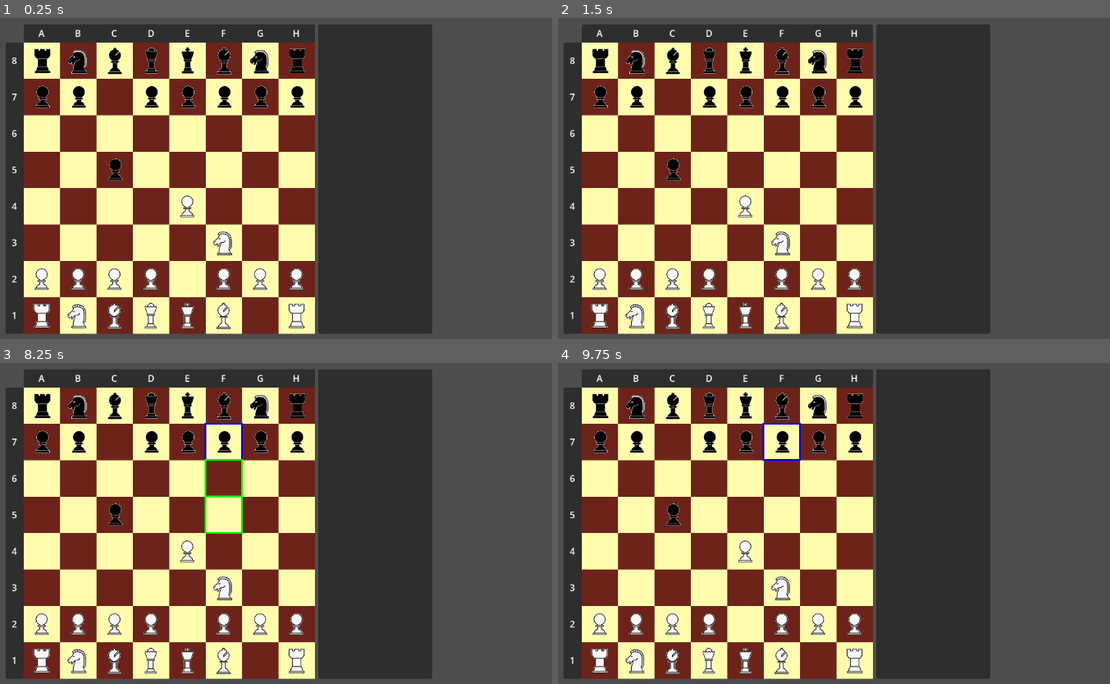
Above: before the commit, frames 1-4 (two rows, left to right).
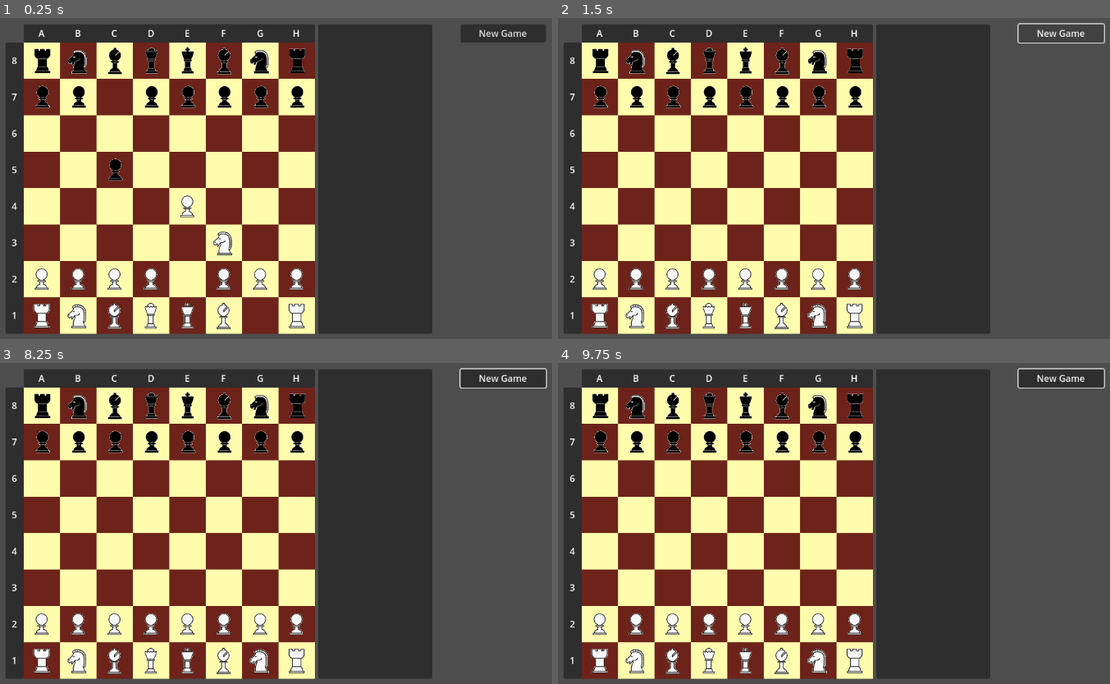
Above: after the commit, the same moments.

Repository: jsmrcina/gchess
Game: Godot game, scene res://scenes/main.tscn
The game is run twice, just before and just after one commit, with the same random seed, the same clock (stepped at 60 frames per second) and the same inputs.
Inputs (mouse positions are in pixels of both pictures, inside the frame that each line leads up to):
- Up to frame 1 (0.25 s): no input
- Up to frame 2 (1.5 s): click (1060, 34) at 0.5 s, where only the run after the commit has a clickable "New Game"; click (1060, 34) at 1.25 s, where only the run after the commit has a clickable "New Game"
- Up to frame 3 (8.25 s): click (502, 379) at 2 s, where only the run after the commit has a clickable "New Game"; tap Enter at 2.75, 4.25, 5.75 s; move the mouse to (447, 507) at 2.77 s; click (447, 507) at 2.85 s; tap Space at 3.5, 5, 6.5 s; move the mouse to (171, 542) at 3.52 s; click (171, 542) at 3.6 s; move the mouse to (369, 443) at 4.27 s; click (369, 443) at 4.35 s; move the mouse to (270, 597) at 5.02 s; click (270, 597) at 5.1 s; move the mouse to (502, 581) at 5.77 s; click (502, 581) at 5.85 s; move the mouse to (110, 468) at 6.52 s; click (110, 468) at 6.6 s; move the mouse to (336, 526) at 7.27 s; click (336, 526) at 7.35 s; move the mouse to (204, 433) at 8.02 s; click (204, 433) at 8.1 s
- Up to frame 4 (9.75 s): move the mouse to (1005, 507) at 8.77 s; click (1005, 507) at 8.85 s; move the mouse to (729, 542) at 9.52 s; click (729, 542) at 9.6 s

The runs differ from the first frame. In frame 1, 0.8% of the frame differs, in the area x 83-99%, y 2-8%; in frame 2, 1.2%; in frame 3, 2.3%, in the area x 19-100%, y 1-97%; in frame 4, 2.0%.

Commit message:
Add new game button

Diff:
--- a/scenes/main.tscn
+++ b/scenes/main.tscn
@@ -192,7 +192,7 @@
 anchors_preset = 0
 offset_left = 600.0
 offset_top = 50.0
-offset_right = 800.0
+offset_right = 1000.0
 offset_bottom = 594.0
 
 [node name="MoveList" type="ItemList" parent="MoveControl"]
@@ -202,8 +202,17 @@
 focus_mode = 0
 allow_search = false
 
+[node name="Button" type="Button" parent="MoveControl"]
+layout_mode = 0
+offset_left = 250.0
+offset_right = 400.0
+offset_bottom = 32.0
+text = "New Game"
+
 [node name="PieceManager" type="Node" parent="."]
 script = ExtResource("3_bjd1x")
 
 [node name="MoveGenerator" type="Node" parent="."]
 script = ExtResource("5_68qmr")
+
+[connection signal="pressed" from="MoveControl/Button" to="." method="_on_new_game_button_pressed"]
--- a/systems/MainGame.gd
+++ b/systems/MainGame.gd
@@ -60,6 +60,15 @@
 		if bounding_rectangle.has_point(position):
 			handle_click(bounding_rectangle, position)
 
+func start_game():
+	player_turn = $"/root/Globals".PieceColor.WHITE
+	reset_half_moves()
+	reset_full_moves()
+	reset_markers()
+	reset_in_check()
+	reset_castling_permission()
+	reset_move_list()
+
 func is_game_over():
 	return false
 
@@ -117,10 +126,25 @@
 func reset_half_moves():
 	half_moves = 0
 
-func update_markers(valid_moves):
+func reset_full_moves():
+	full_moves = 1
+
+func reset_markers():
 	for row in markers:
 		for marker in row:
 			marker.visible = false
+
+func reset_in_check():
+	in_check = [false, false]
+
+func reset_castling_permission():
+	castling_permission = [true, true, true, true]
+
+func reset_move_list():
+	$MoveControl/MoveList.clear()
+
+func update_markers(valid_moves):
+	reset_markers()
 
 	if selected_tile != null:
 		markers[selected_tile.get_row()][selected_tile.get_col()].set_color(Color.BLUE)
@@ -317,6 +341,12 @@
 
 	return null
 
+func create_piece_from_info(position, info):
+	var piece = Piece.instantiate()
+	piece.create(info)
+	set_coord(position, piece)
+	$Board/Tiles.add_child(piece)
+
 func initialize_from_fen(fen):
 		# First, split into the fields
 		var fields = fen.split(" ")
@@ -336,10 +366,7 @@
 						cur_pos = cur_pos.get_in_direction($"/root/Globals".Direction.FILE_UP)
 				else:
 					var piece_info = $"/root/Globals".piece_info_from_fen_string(item)
-					var piece = Piece.instantiate()
-					piece.create(piece_info)
-					set_coord(cur_pos, piece)
-					$Board/Tiles.add_child(piece)
+					create_piece_from_info(cur_pos, piece_info)
 					cur_pos = cur_pos.get_in_direction($"/root/Globals".Direction.FILE_UP)
 			cur_pos = cur_pos.get_in_direction($"/root/Globals".Direction.RANK_DOWN)
 			cur_pos.set_file("A")
@@ -374,3 +401,44 @@
 		full_moves = int(fields[5])
 
 		# start_game()
+
+func reset_pieces():
+	var d_piece_type = "q"
+	var e_piece_type = "k"
+
+	for c in range(1, get_width() + 1):
+		for r in range(get_height(), 0, -1):
+			var piece_coord = Coord.new(r, Coord.file_from_col(c - 1))
+			var piece_at_coord = get_coord(piece_coord)
+			if piece_at_coord != null:
+				piece_at_coord.queue_free()
+				set_coord(piece_coord, null)
+
+	for col in range(0, 8):
+		create_piece_from_info(Coord.new(2, Coord.file_from_col(col)), $"/root/Globals".piece_info_from_fen_string("P"))
+		create_piece_from_info(Coord.new(7, Coord.file_from_col(col)), $"/root/Globals".piece_info_from_fen_string("p"))
+
+	var row = 8
+	create_piece_from_info(Coord.new(row, 'A'), $"/root/Globals".piece_info_from_fen_string("r"))
+	create_piece_from_info(Coord.new(row, 'B'), $"/root/Globals".piece_info_from_fen_string("n"))
+	create_piece_from_info(Coord.new(row, 'C'), $"/root/Globals".piece_info_from_fen_string("b"))
+	create_piece_from_info(Coord.new(row, 'D'), $"/root/Globals".piece_info_from_fen_string("q"))
+	create_piece_from_info(Coord.new(row, 'E'), $"/root/Globals".piece_info_from_fen_string("k"))
+	create_piece_from_info(Coord.new(row, 'F'), $"/root/Globals".piece_info_from_fen_string("b"))
+	create_piece_from_info(Coord.new(row, 'G'), $"/root/Globals".piece_info_from_fen_string("n"))
+	create_piece_from_info(Coord.new(row, 'H'), $"/root/Globals".piece_info_from_fen_string("r"))
+
+	row = 1
+	create_piece_from_info(Coord.new(row, 'A'), $"/root/Globals".piece_info_from_fen_string("R"))
+	create_piece_from_info(Coord.new(row, 'B'), $"/root/Globals".piece_info_from_fen_string("N"))
+	create_piece_from_info(Coord.new(row, 'C'), $"/root/Globals".piece_info_from_fen_string("B"))
+	create_piece_from_info(Coord.new(row, 'D'), $"/root/Globals".piece_info_from_fen_string("Q"))
+	create_piece_from_info(Coord.new(row, 'E'), $"/root/Globals".piece_info_from_fen_string("K"))
+	create_piece_from_info(Coord.new(row, 'F'), $"/root/Globals".piece_info_from_fen_string("B"))
+	create_piece_from_info(Coord.new(row, 'G'), $"/root/Globals".piece_info_from_fen_string("N"))
+	create_piece_from_info(Coord.new(row, 'H'), $"/root/Globals".piece_info_from_fen_string("R"))
+
+	start_game()
+
+func _on_new_game_button_pressed():
+	reset_pieces()
--- a/systems/coord.gd
+++ b/systems/coord.gd
@@ -23,11 +23,6 @@
 
 func get_row() -> int:
 	return Constants.BOARD_HEIGHT_IN_TILES - rank
-
-#	@classmethod
-#	def get_file_generator(cls):
-#		for c in range(ord('A'), ord('H') + 1):
-#			yield chr(c)
 
 static func file_from_col(col) -> String:
 	return char(col + 65)
